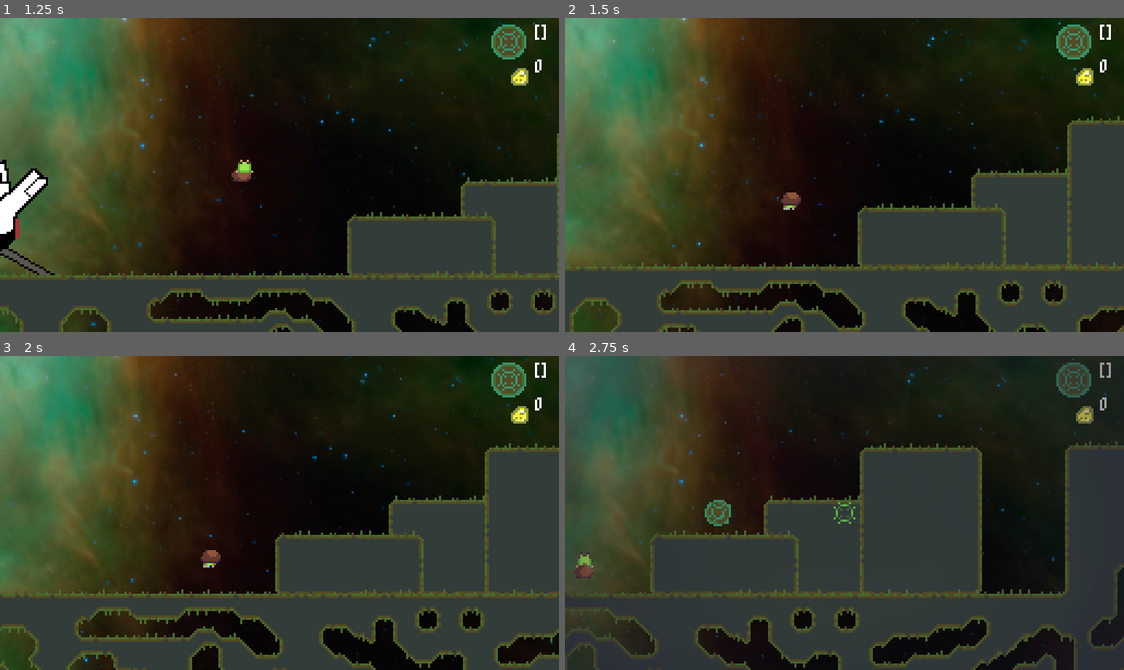
Above: before the commit, frames 1-4 (two rows, left to right).
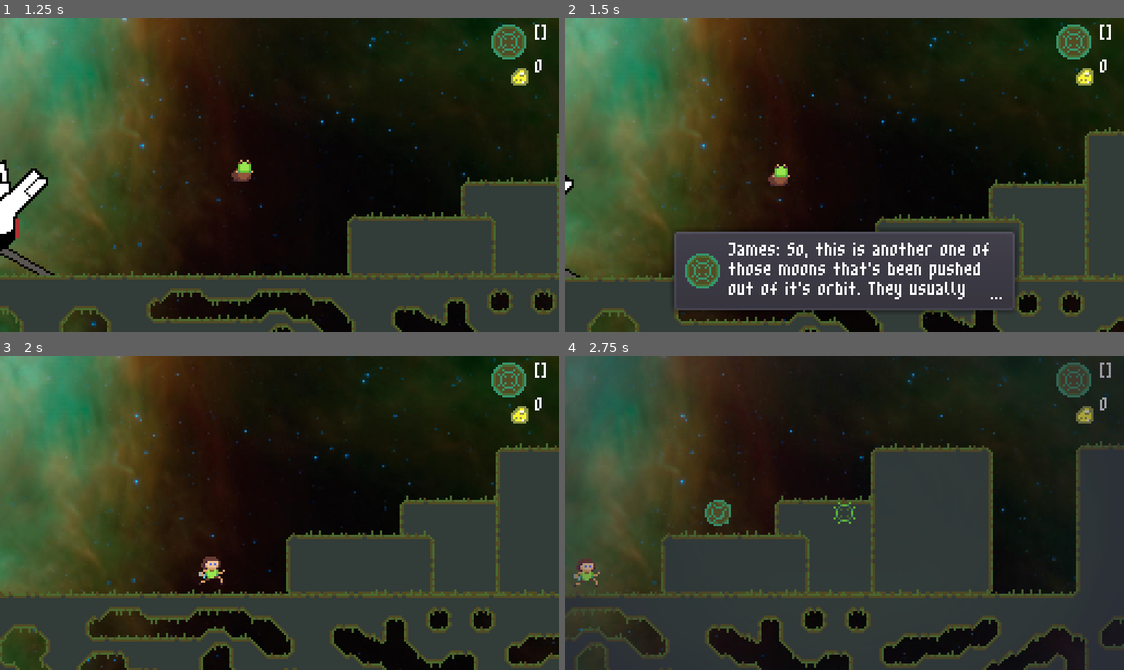
Above: after the commit, the same moments.

Repository: markopolojorgensen/github-gameoff-2020
Game: Godot game, scene res://game.tscn
Two runs of this game, one before a commit and one after it. Both use one fixed random seed, a clock stepped at 60 frames per second and the inputs below. The engine's default icon, where the game draws it, is replaced by a stand-in: a white triangle on a blue panel in a dark square.
Inputs:
- Up to frame 1 (1.25 s): hold Right (ui_right) from 0.53 s (still down); hold Space (jump) from 0.53 s (still down)
- Up to frame 2 (1.5 s): release Right (ui_right) at 1.28 s; release Space (jump) at 1.28 s; hold Down (ui_down) from 1.28 s (still down); tap C (clear_room_wells) at 1.35 s
- Up to frame 3 (2 s): keep holding Down (ui_down); tap Space (jump) at 1.52, 1.55, 1.82 s
- Up to frame 4 (2.75 s): release Down (ui_down) at 2.03 s; hold Right (ui_right) from 2.03 s (still down); hold Z (gravity_well_mode) from 2.03 s (still down); tap Space (jump) at 2.3 s

Frame 1 is identical in both runs. In frame 2, 21% of the frame differs, in the area x 0-100%, y 0-100%; in frame 3, 9.7%; in frame 4, 11%.

Commit message:
got the dialog system up and running

Diff:
--- /dev/null
+++ b/dialog_text.gd
@@ -0,0 +1,11 @@
+extends Area2D
+
+export (String) var dialog_text
+
+var triggered = false
+
+func _on_dialog_text_body_entered(body):
+	if not triggered and "is_player" in body:
+		triggered = true
+		global.player_hud.show_text(dialog_text)
+		call_deferred("queue_free")
--- /dev/null
+++ b/dialog_text.tscn
@@ -0,0 +1,14 @@
+[gd_scene load_steps=3 format=2]
+
+[ext_resource path="res://dialog_text.gd" type="Script" id=1]
+
+[sub_resource type="RectangleShape2D" id=1]
+extents = Vector2( 9, 19.792 )
+
+[node name="dialog_text" type="Area2D"]
+script = ExtResource( 1 )
+
+[node name="collision_shape_2d" type="CollisionShape2D" parent="."]
+position = Vector2( 0, -20 )
+shape = SubResource( 1 )
+[connection signal="body_entered" from="." to="." method="_on_dialog_text_body_entered"]
--- a/levels/01/room_1.tscn
+++ b/levels/01/room_1.tscn
@@ -5,6 +5,7 @@
 [ext_resource path="res://ship.tscn" type="PackedScene" id=3]
 [ext_resource path="res://levels/arrow.tscn" type="PackedScene" id=4]
 [ext_resource path="res://levels/tilesets/tileset_4x4.tres" type="TileSet" id=5]
+[ext_resource path="res://dialog_text.tscn" type="PackedScene" id=6]
 
 [sub_resource type="RectangleShape2D" id=1]
 extents = Vector2( 26.4961, 10 )
@@ -14,8 +15,6 @@
 
 [sub_resource type="RectangleShape2D" id=3]
 extents = Vector2( 384.921, 27.9582 )
-
-[sub_resource type="CircleShape2D" id=4]
 
 [node name="l01r01" type="Node2D"]
 script = ExtResource( 1 )
@@ -89,11 +88,8 @@
 [node name="arrow" parent="." instance=ExtResource( 4 )]
 position = Vector2( 488, 72 )
 
-[node name="area_2d" type="Area2D" parent="."]
-
-[node name="collision_shape_2d" type="CollisionShape2D" parent="area_2d"]
-position = Vector2( 87.243, 88.9248 )
-shape = SubResource( 4 )
+[node name="dialog_text" parent="." instance=ExtResource( 6 )]
+position = Vector2( 99.4362, 97.2534 )
+dialog_text = "James: So, this is another one of those moons that's been pushed out of it's orbit. They usually leave a plunger behind. Look around to see if you can find it!"
 [connection signal="body_entered" from="room_start_area_2d" to="." method="_on_room_start_area_2d_body_entered"]
 [connection signal="body_entered" from="death_plane" to="." method="_on_death_plane_body_entered"]
-[connection signal="body_entered" from="area_2d" to="." method="_show_temportaty_text"]
--- a/levels/01/room_2.tscn
+++ b/levels/01/room_2.tscn
@@ -1,10 +1,11 @@
-[gd_scene load_steps=8 format=2]
+[gd_scene load_steps=9 format=2]
 
 [ext_resource path="res://levels/arrow.tscn" type="PackedScene" id=1]
 [ext_resource path="res://levels/room.gd" type="Script" id=2]
 [ext_resource path="res://nugget.tscn" type="PackedScene" id=3]
 [ext_resource path="res://enemy_spawner.tscn" type="PackedScene" id=4]
 [ext_resource path="res://levels/tilesets/tileset_4x4.tres" type="TileSet" id=5]
+[ext_resource path="res://dialog_text.tscn" type="PackedScene" id=6]
 
 [sub_resource type="RectangleShape2D" id=1]
 extents = Vector2( 24.2025, 48 )
@@ -85,5 +86,17 @@
 [node name="arrow2" parent="." instance=ExtResource( 1 )]
 position = Vector2( -8, 72 )
 flip = true
+
+[node name="dialog_text" parent="." instance=ExtResource( 6 )]
+position = Vector2( 53, 85 )
+dialog_text = "James: No, I've never seen a rock monster. Sounds wild! Try jumping on it and see what happens."
+
+[node name="dialog_text2" parent="." instance=ExtResource( 6 )]
+position = Vector2( 150, 85 )
+dialog_text = "James: Oh, they flip over? Try running into it and see what happens!"
+
+[node name="dialog_text3" parent="." instance=ExtResource( 6 )]
+position = Vector2( 380, 37 )
+dialog_text = "James: A nugget! Wow, they're really hard to find! You should grab it if you can. It'll make it easier to get off the moon!"
 [connection signal="body_entered" from="room_start_area_2d" to="." method="_on_room_start_area_2d_body_entered"]
 [connection signal="body_entered" from="death_plane" to="." method="_on_death_plane_body_entered"]
--- a/levels/01/room_3.tscn
+++ b/levels/01/room_3.tscn
@@ -7,6 +7,7 @@
 [ext_resource path="res://levels/tilesets/tileset_4x4.tres" type="TileSet" id=5]
 [ext_resource path="res://nugget.tscn" type="PackedScene" id=6]
 [ext_resource path="res://levels/arrow.tscn" type="PackedScene" id=7]
+[ext_resource path="res://dialog_text.tscn" type="PackedScene" id=8]
 
 [sub_resource type="RectangleShape2D" id=1]
 extents = Vector2( 16, 48 )
@@ -107,5 +108,17 @@
 [node name="arrow" parent="." instance=ExtResource( 7 )]
 position = Vector2( 16, 72 )
 flip = true
+
+[node name="dialog_text" parent="." instance=ExtResource( 8 )]
+position = Vector2( 54, 85 )
+dialog_text = "James: Huh, weird green portal??? Oh yeah, that must be a gravity well! If you jump into it, you can launch yourself to other platforms."
+
+[node name="dialog_text2" parent="." instance=ExtResource( 8 )]
+position = Vector2( 151, 65 )
+dialog_text = "James: Oh wow, a bunch of nuggets!? They're really hard to find. If you need help getting to other platforms, you can place a gravity well to get to it."
+
+[node name="dialog_text3" parent="." instance=ExtResource( 8 )]
+position = Vector2( 571, 17 )
+dialog_text = "James: You found the plunger! Nice! As soon as you jump on it, you'll need to hurry back to the ship, as the moon will be launched back into its original orbit when the countdown ends."
 [connection signal="body_entered" from="room_start_area_2d" to="." method="_on_room_start_area_2d_body_entered"]
 [connection signal="body_entered" from="death_plane" to="." method="_on_death_plane_body_entered"]
--- a/levels/room.gd
+++ b/levels/room.gd
@@ -52,8 +52,3 @@
 		body.queue_free()
 	# TODO: expand the death plane to enemies? and then free them when they die?
 	# I'll have to ask Jorg about if godot will clear enemies or not.
-
-
-func _show_temportaty_text(body):
-	if "is_player" in body:
-		global.player_hud.show_text("test test test Now this is a really long thing to see what happens if the text needs to wrap or whatever")
--- a/player_hud.gd
+++ b/player_hud.gd
@@ -33,9 +33,9 @@
 		text_sequence.append(text)
 		return
 
-	var split_index = text.find(" ", 88) # 88 was arbitraily chosen
+	var split_index = text.rfind(" ", 100) # hopefully we don't have any 10+ letter words
 	text_sequence.append(text.substr(0, split_index))
-	_split_text(text.substr(split_index, -1))
+	_split_text(text.substr(split_index + 1, -1)) # the +1 on split_index is to remove the space at the beginning of the next slide
 
 
 func _unhandled_input(event):
Not shown: 1 places in levels/01/room_3.tscn that only renumber resources
